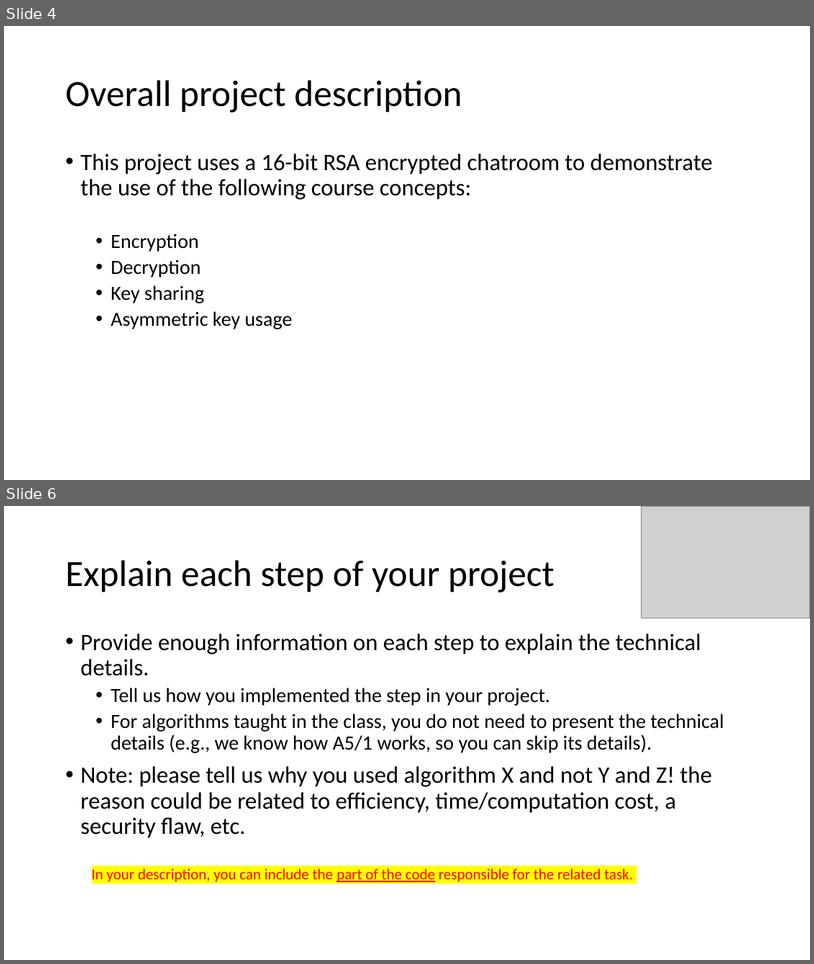
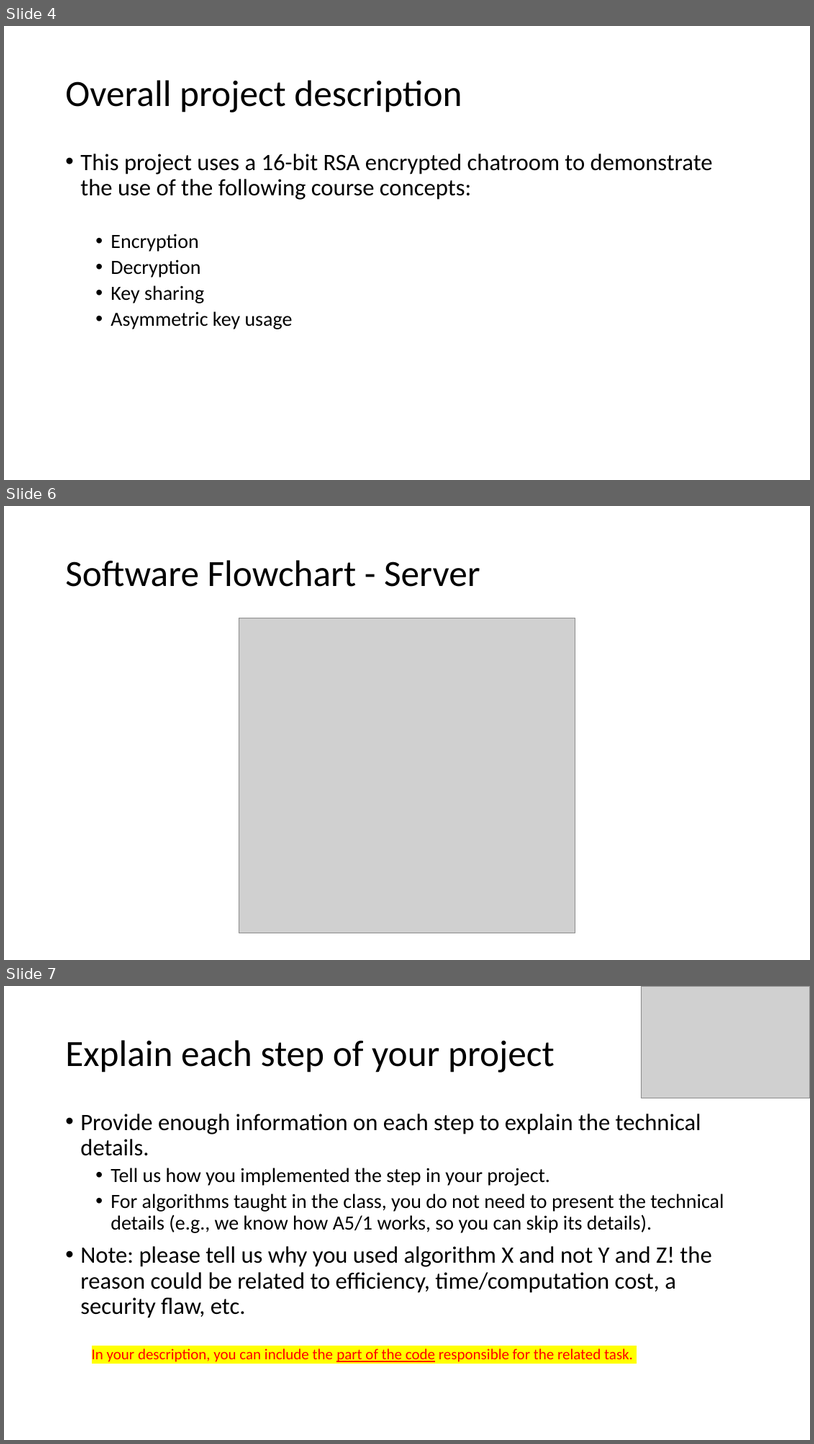
Before and after one commit to ODonovanMurphyII/CS492_Project, a slide deck: presentation.pptx. Shown one above the other, each under a label of ours: slides 4 and 6 before the commit, slides 4, 6 and 7 after it; the slides between them are not shown. The pictures are 814x964 and 814x1444 pixels, drawn with LibreOffice and Linux fonts; fonts in the diff are those of the drawing; grey boxes stand for pictures. Boxes give left, top, right and bottom in pixels: in the first picture for what was removed or moved away, otherwise in the second. Text is boxed around its words. In the diff, an @@ line names an element or a change of style, - is before the commit and + after.

```diff
--- a/presentation.pptx
+++ b/presentation.pptx
@@ slide 6 added at box(4, 506, 810, 960), background #FFFFFF @@
@@ title added at box(65, 560, 480, 587), 44 pt, text #000000 @@
+Software Flowchart - Server
@@ picture added at box(239, 618, 576, 933) @@
@@ what was slide 6 is now slide 7 @@
```
Also in this commit, not shown: 1 slide changed, 8 other files.
